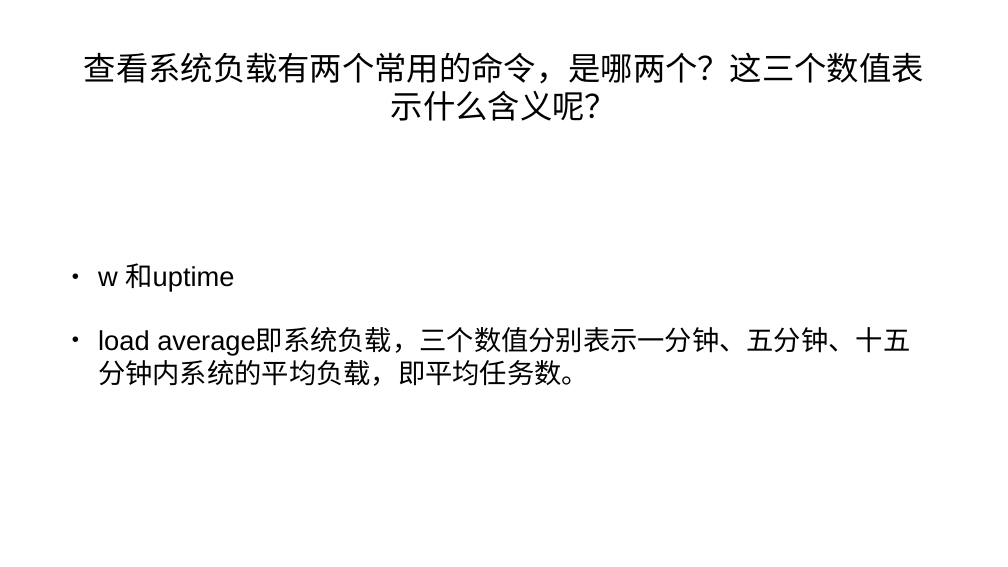
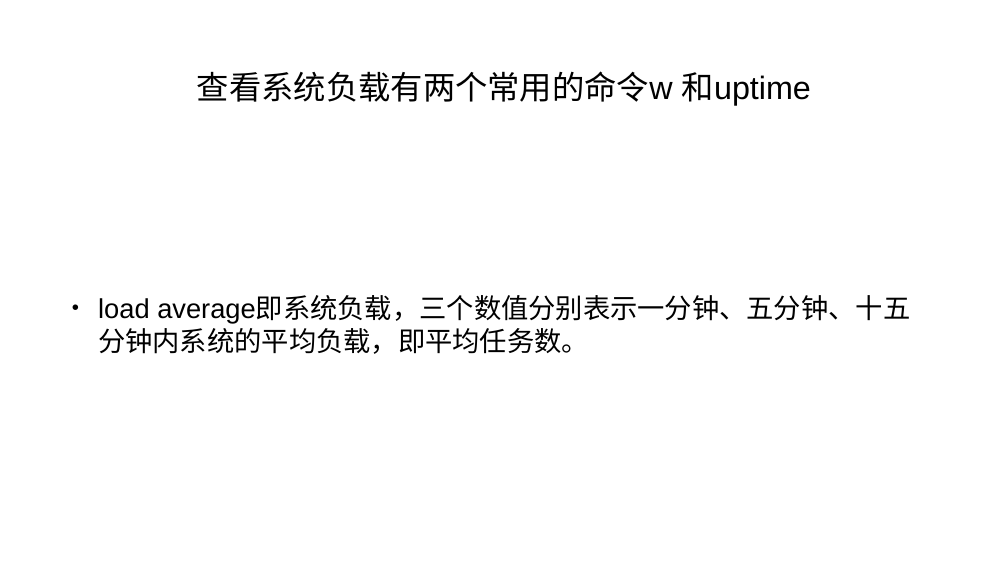
Before and after one commit to mengning/linuxstart, a slide deck: slide 10 of L10/Linux常见试题解析.pptx (slide 9 before the commit). Drawn at 1008x567 pixels with LibreOffice and Linux fonts; fonts in the diff are those of the drawing. Boxes give left, top, right and bottom in pixels: in the first picture for what was removed or moved away, otherwise in the second. Text is boxed around its words. In the diff, an @@ line names an element or a change of style, - is before the commit and + after.

```diff
--- a/L10/Linux常见试题解析.pptx
+++ b/L10/Linux常见试题解析.pptx
@@ title at [197,71,811,106]: text changed @@
-查看系统负载有两个常用的命令，是哪两个？这三个数值表示什么含义呢？
+查看系统负载有两个常用的命令w 和uptime
@@ text at [98,263,234,292]: paragraph removed @@
-• w 和uptime
```
Also in this commit, not shown: 2 other slides changed, 11 slides added.
